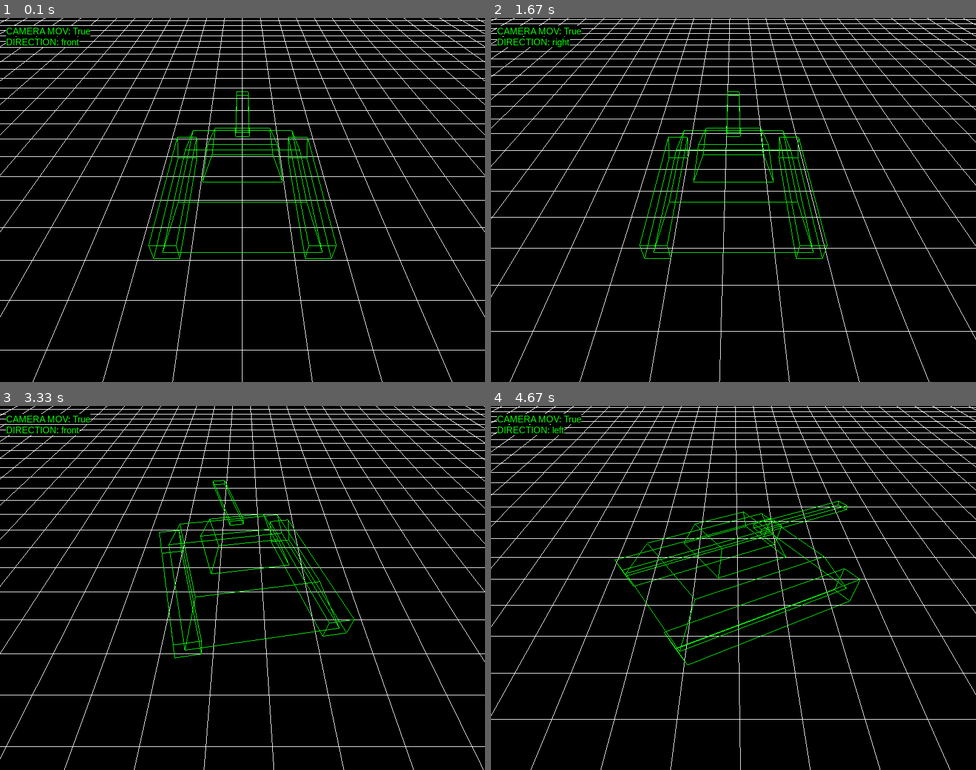
Above: before the commit, frames 1-4 (two rows, left to right).
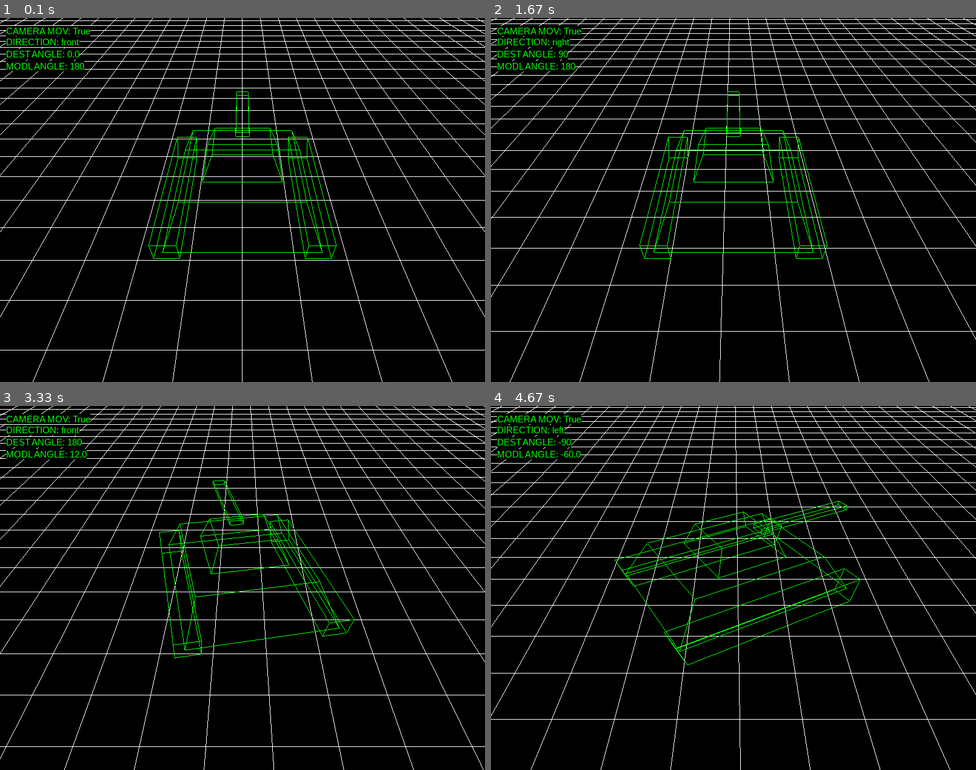
Above: after the commit, the same moments.

Repository: antonioam82/tank_controller
Game: pygame game, started from tank_demo_0.py
Two runs of this game, one before a commit and one after it. Both use one fixed random seed, a clock stepped at 60 frames per second and the inputs below.
Inputs:
- Up to frame 1 (0.1 s): no input
- Up to frame 2 (1.67 s): hold Right 0.33-0.8 s; hold Up 0.83-1.13 s; hold Right 1.17-1.63 s; tap J at 1.23, 1.53 s; tap C at 1.32 s
- Up to frame 3 (3.33 s): hold Left 1.67-2.2 s; tap J at 1.73, 2.03, 2.3, 2.63, 2.93, 3.07 s; hold Down 2.23-2.53 s; tap V at 2.38 s; hold Left 2.57-2.97 s; tap C at 2.72 s; hold Up from 3 s (still down)
- Up to frame 4 (4.67 s): release Up at 3.37 s; hold Right 3.4-4.03 s; tap J at 3.47, 3.77, 4.13, 4.53 s; tap V at 3.55 s; hold Down 4.07-4.43 s; tap C at 4.22 s; hold Left from 4.47 s (still down)

The runs differ from the first frame. In frame 1, 0.3% of the frame differs, in the area x 1-18%, y 8-15%; in frame 2, 0.3%; in frame 3, 0.4%; in frame 4, 0.3%.

Commit message:
Añadida información en pantalla sobre giro del modelo

Diff:
--- a/tank_demo_0.py
+++ b/tank_demo_0.py
@@ -380,6 +380,8 @@
         if not hide_text:
             draw_text(font, 10, 570, f'CAMERA MOV: {not stop_camera}')
             draw_text(font, 10, 552, f'DIRECTION: {direction}')
+            draw_text(font, 10, 532, f'DEST ANGLE: {dest_model_angle}')
+            draw_text(font, 10, 512, f'MODL ANGLE: {model_angle}')
 
         pygame.display.flip()
         pygame.time.wait(10)
